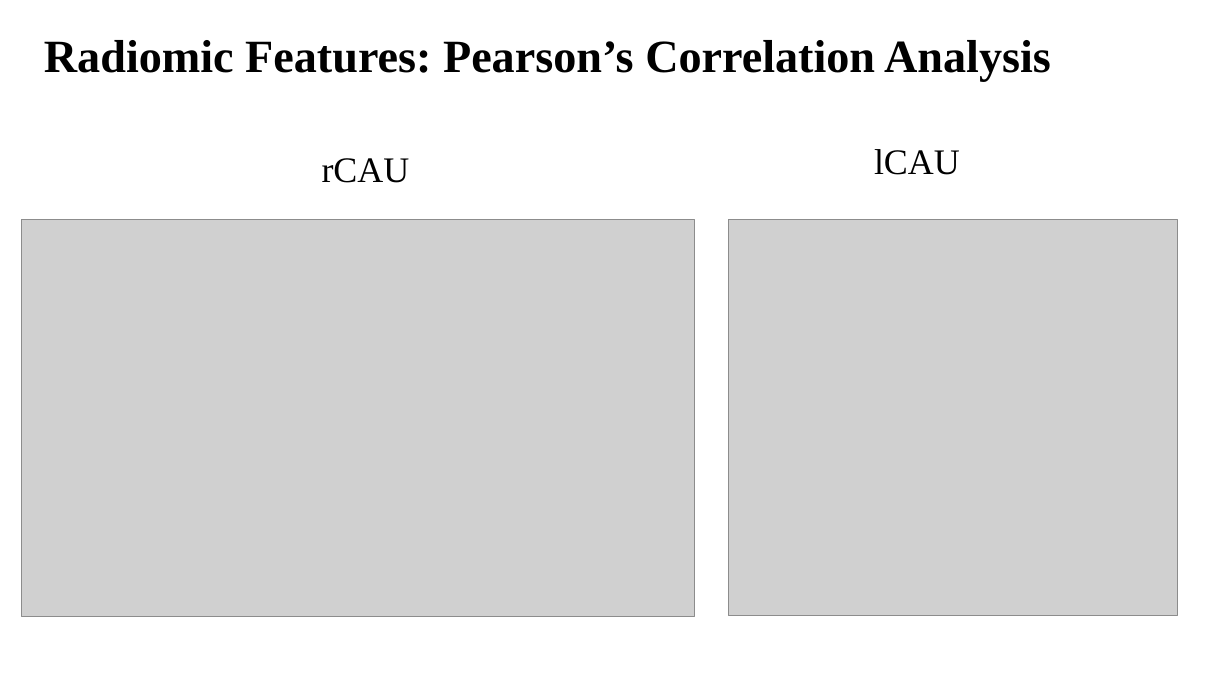
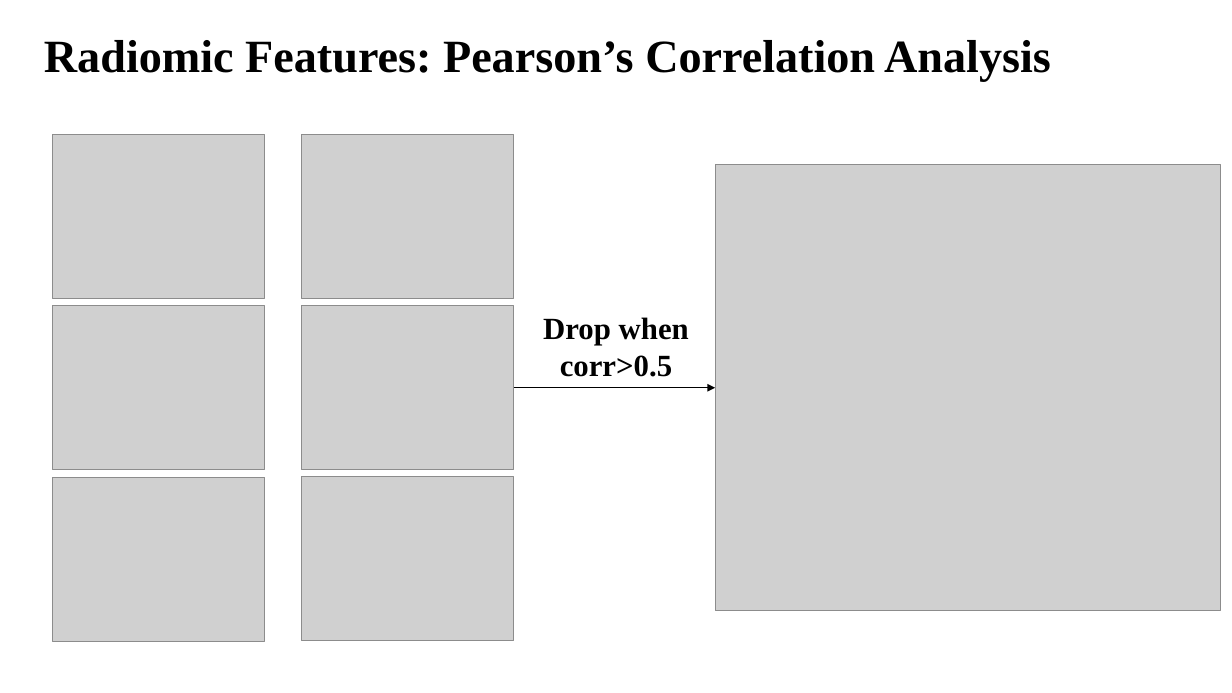
Before and after one commit to Biobots/Levodopa_Parkinson_MRI, a slide deck: slide 14 of doc/0221.pptx (slide 13 before the commit). Drawn at 1232x693 pixels with LibreOffice and Linux fonts; fonts in the diff are those of the drawing; grey boxes stand for pictures. Boxes give left, top, right and bottom in pixels: in the first picture for what was removed or moved away, otherwise in the second. Text is boxed around its words. In the diff, an @@ line names an element or a change of style, - is before the commit and + after.

```diff
--- a/doc/0221.pptx
+++ b/doc/0221.pptx
@@ picture added at bbox=[53, 134, 265, 299] @@
@@ picture added at bbox=[301, 134, 514, 299] @@
@@ text removed at bbox=[874, 149, 960, 175] @@
-lCAU
@@ text removed at bbox=[322, 158, 410, 183] @@
-rCAU
@@ picture: place and size @@
-picture at bbox=[728, 219, 1177, 616]
+picture at bbox=[715, 165, 1221, 611]
@@ picture removed at bbox=[21, 219, 694, 616] @@
@@ picture added at bbox=[53, 306, 265, 470] @@
@@ picture added at bbox=[301, 306, 514, 470] @@
@@ text added at bbox=[543, 317, 689, 377], 24 pt, text #000000, bold @@
+Drop when
+corr>0.5
@@ arrow added from (514, 388) to (715, 388), #000000 1 pt @@
@@ picture added at bbox=[53, 477, 265, 641] @@
@@ picture added at bbox=[301, 477, 514, 641] @@
```
Also in this commit, not shown: 2 slides removed, 10 other files.
